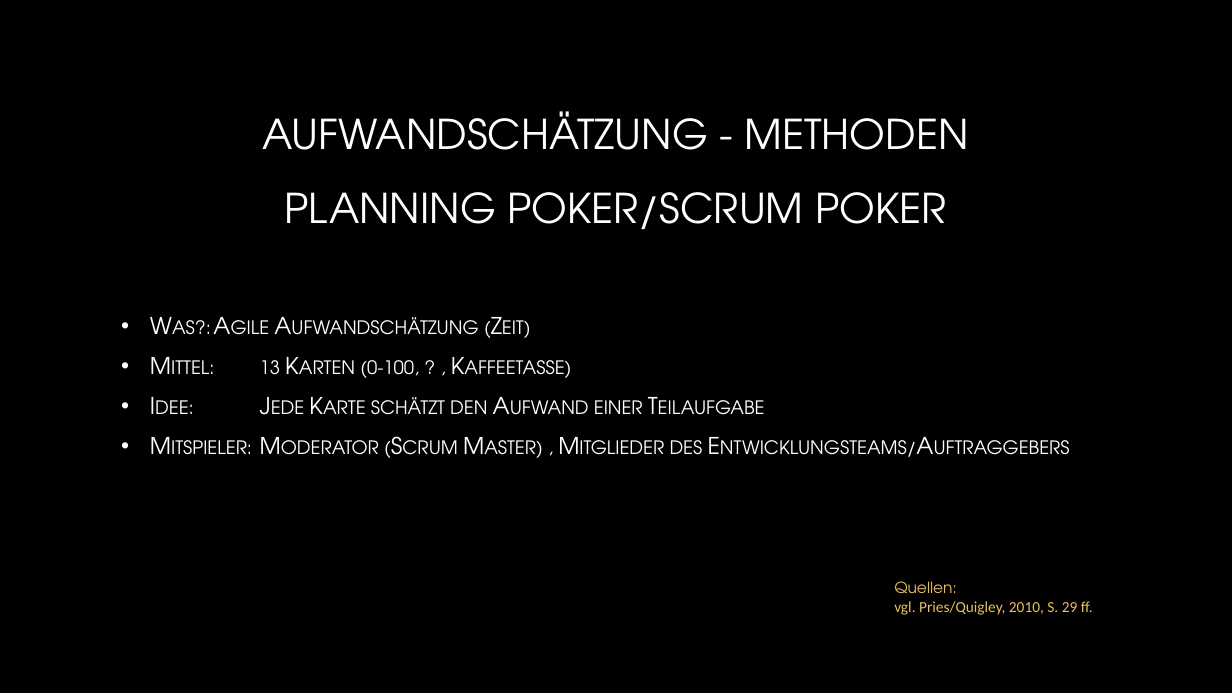
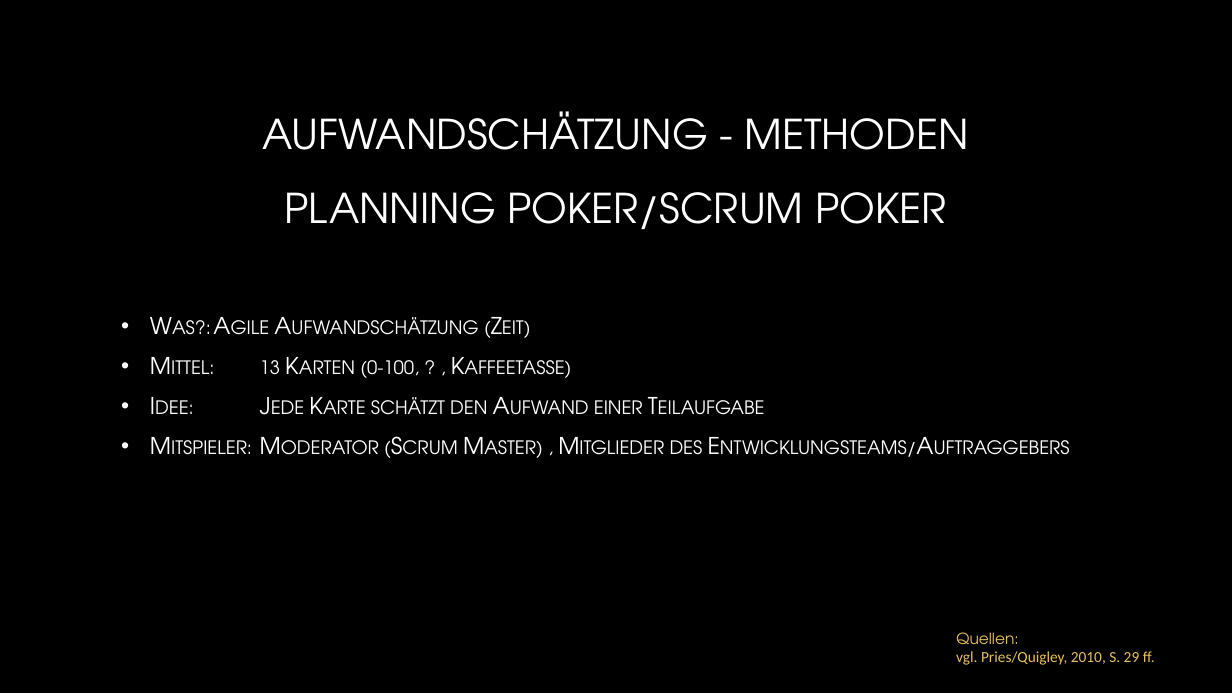
Before and after one commit to JimmyJ0ee/Projektmanagement_Q2, a slide deck: slide 5 of a1008 (1) (1).pptx. Drawn at 1232x693 pixels with LibreOffice and Linux fonts; fonts in the diff are those of the drawing; background and template pictures are left out. Boxes give left, top, right and bottom in pixels: in the first picture for what was removed or moved away, otherwise in the second. Text is boxed around its words. In the diff, an @@ line names an element or a change of style, - is before the commit and + after.

Commit message:
update

```diff
--- a/a1008 (1) (1).pptx
+++ b/a1008 (1) (1).pptx
@@ text "Quellen:": place and size @@
-text "Quellen:" at bbox=[894, 581, 1093, 615]
+text "Quellen:" at bbox=[956, 632, 1155, 665]
```
Also in this commit, not shown: 2 other slides changed, 1 slide added, 1 slide removed.
